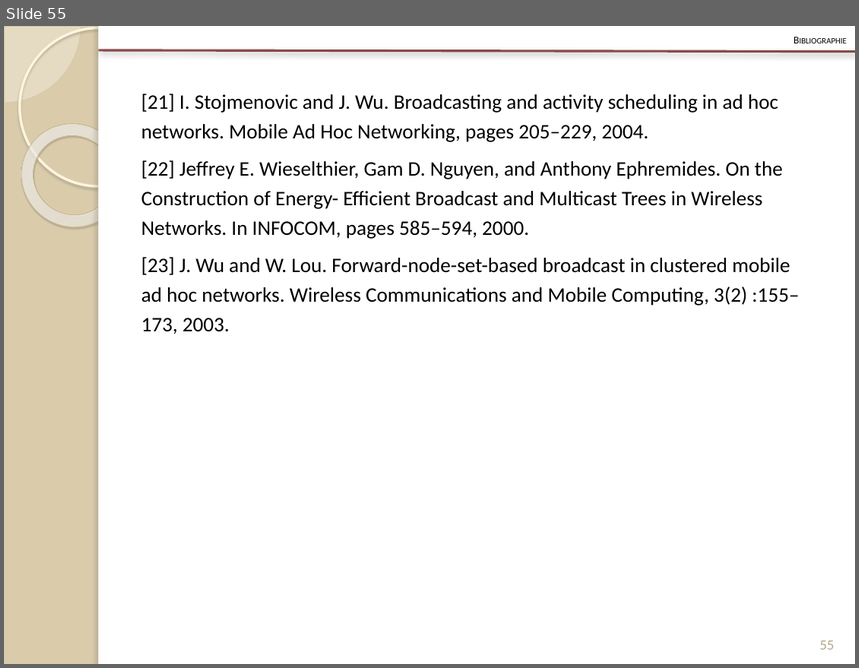
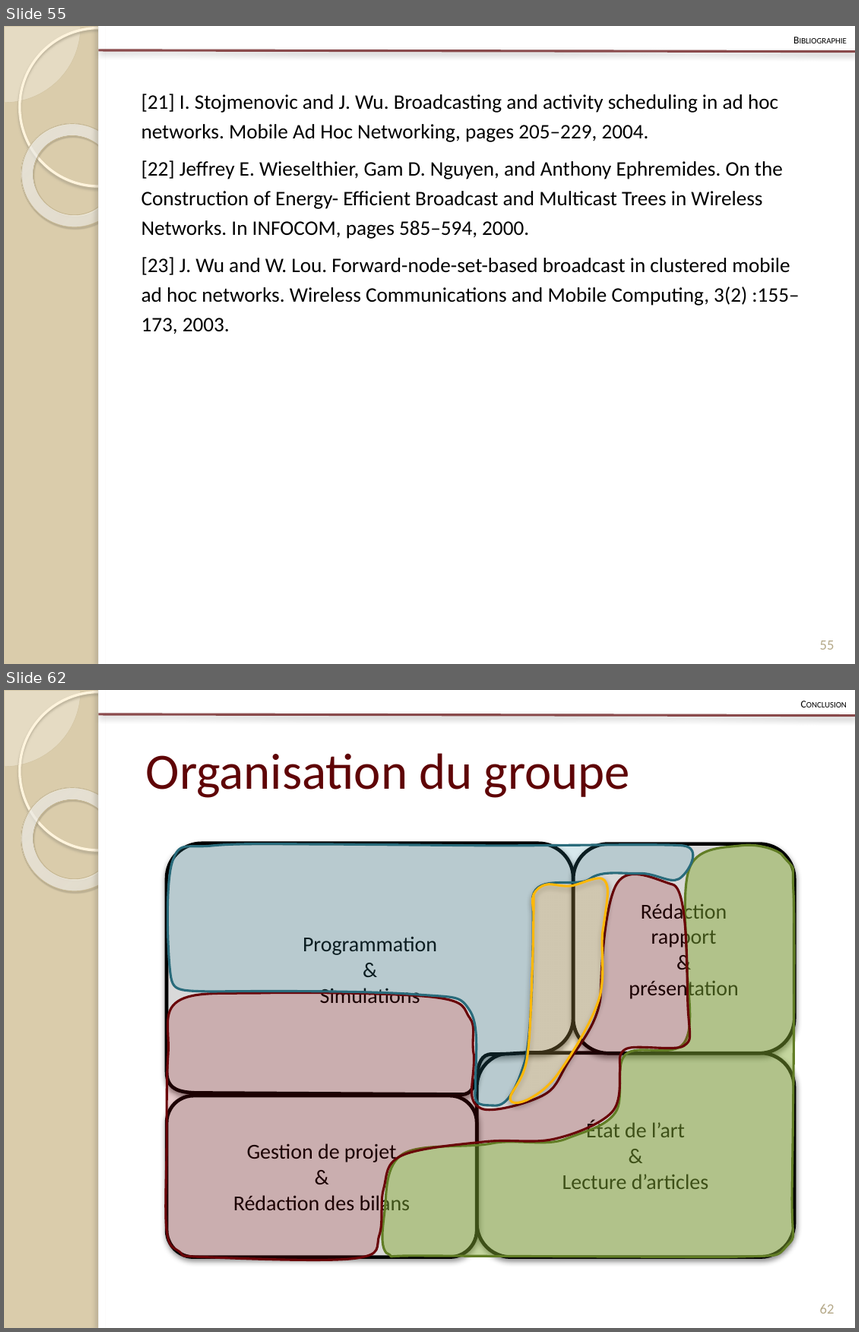
Before and after one commit to Patre/Energy-saving-in-sensors--networks, a slide deck: Redaction/Presentation/pres.pptx. Shown one above the other, each under a label of ours: slide 55 before the commit, slides 55 and 62 after it; the slides between them are not shown. The pictures are 859x668 and 859x1332 pixels, drawn with LibreOffice and Linux fonts; fonts in the diff are those of the drawing. Boxes give left, top, right and bottom in pixels: in the first picture for what was removed or moved away, otherwise in the second. Text is boxed around its words. In the diff, an @@ line names an element or a change of style, - is before the commit and + after.

```diff
--- a/Redaction/Presentation/pres.pptx
+++ b/Redaction/Presentation/pres.pptx
@@ slide 62 added at <box>4,690,855,1328</box>, background #DACCAB; not listed: 6 template elements that a slide beside it also shows @@
@@ text added at <box>4,690,855,714</box>, 8.8 pt, text #000000, small capitals @@
+Conclusion
@@ title added at <box>146,753,630,798</box>, 43 pt, text #5F0406 @@
+Organisation du groupe
@@ freeform shape added at <box>167,844,573,1094</box>, fill #D9D9D9, outline #000000 3 pt, 18 pt, text #000000 @@
+Programmation
+&
+Simulations
@@ freeform shape added at <box>167,844,693,1106</box>, fill #3891A7 at 20% opacity, outline #296B7C 2 pt @@
@@ freeform shape added at <box>382,845,794,1257</box>, fill #84AA33 at 47% opacity, outline #627E26 2 pt @@
@@ rounded rectangle added at <box>573,844,794,1053</box>, fill #D9D9D9, outline #000000 3 pt, 18 pt, text #000000 @@
+Rédaction
+rapport
+&
+présentation
@@ freeform shape added at <box>166,874,690,1260</box>, fill #8E060B at 20% opacity, outline #690408 2 pt @@
@@ freeform shape added at <box>510,878,608,1103</box>, fill #FED46C at 22% opacity, outline #FEB80A 2 pt @@
@@ rounded rectangle added at <box>477,1053,794,1258</box>, fill #D9D9D9, outline #000000 3 pt, 18 pt, text #000000 @@
+État de l’art
+&
+Lecture d’articles
@@ rounded rectangle added at <box>167,1096,477,1258</box>, fill #D9D9D9, outline #000000 3 pt, 18 pt, text #000000 @@
+Gestion de projet
+&
+Rédaction des bilans
@@ page number added at <box>820,1304,835,1314</box>, 12 pt, text #B6A98A @@
+62
```
Also in this commit, not shown: 9 slides changed, 7 other slides added, 3 other files.
